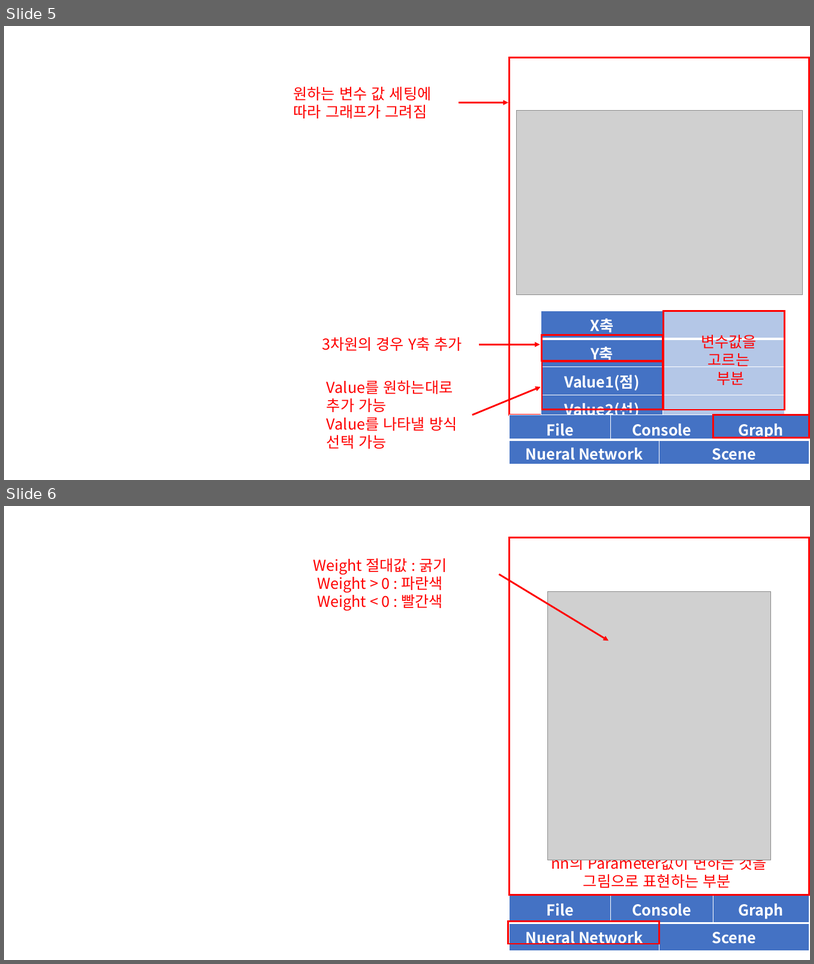
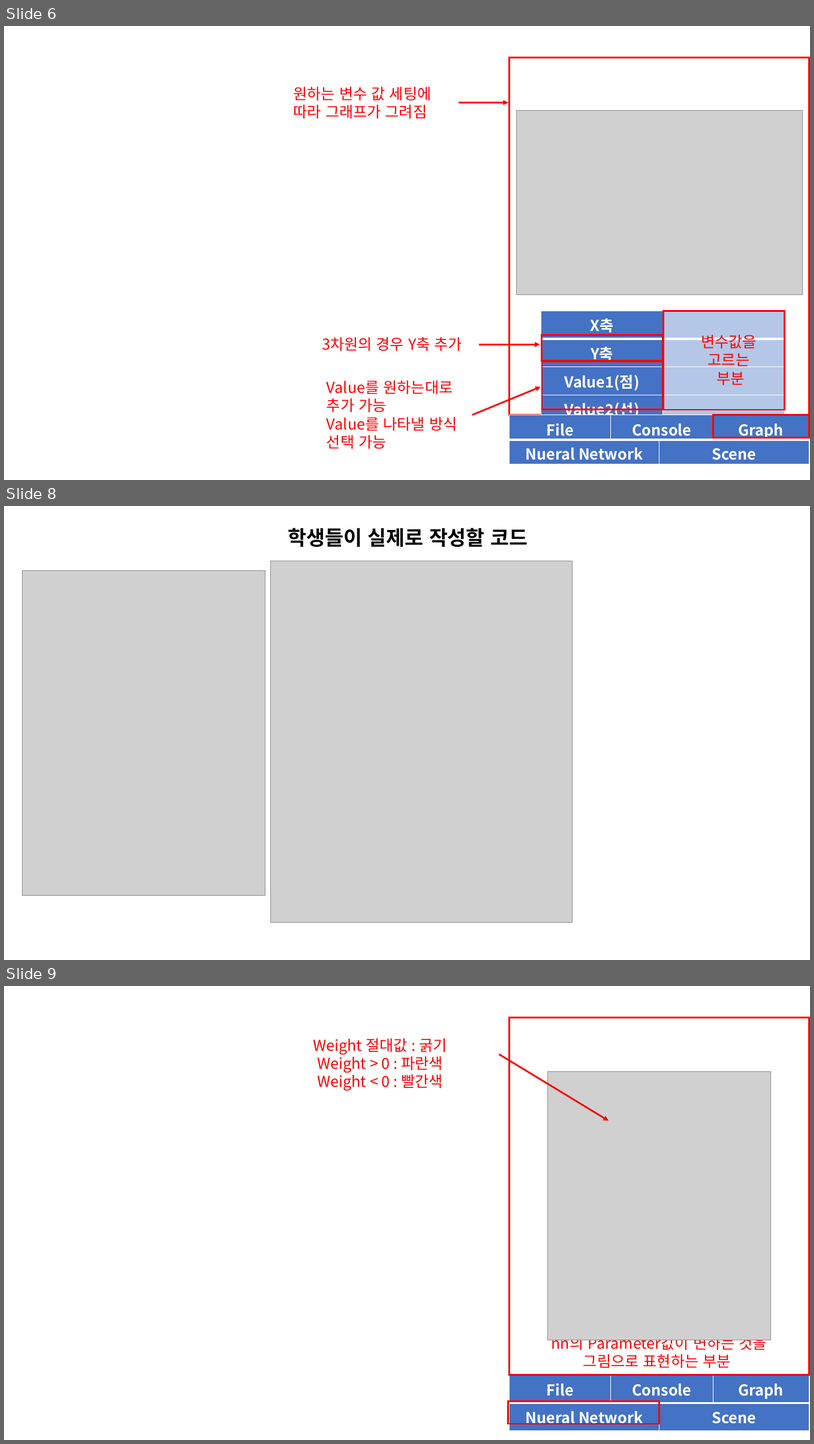
Before and after one commit to Linejin/ai_study, a slide deck: planning/codeAlive AI Practice UI.pptx. Shown one above the other, each under a label of ours: slides 5 and 6 before the commit, slides 6, 8 and 9 after it; the slides between them are not shown. The pictures are 814x964 and 814x1444 pixels, drawn with LibreOffice and Linux fonts; fonts in the diff are those of the drawing; grey boxes stand for pictures; background and template pictures are left out. Boxes give left, top, right and bottom in pixels: in the first picture for what was removed or moved away, otherwise in the second. Text is boxed around its words. In the diff, an @@ line names an element or a change of style, - is before the commit and + after.

```diff
--- a/planning/codeAlive AI Practice UI.pptx
+++ b/planning/codeAlive AI Practice UI.pptx
@@ slide 8 added at <box>4,506,810,960</box>, background #FFFFFF @@
@@ text added at <box>288,528,528,547</box>, 24 pt, text #000000, bold @@
+학생들이 실제로 작성할 코드
@@ picture added at <box>22,570,266,895</box> @@
@@ picture added at <box>271,561,573,922</box> @@
@@ what was slide 5 is now slide 6 @@
@@ what was slide 6 is now slide 9 @@
```
Also in this commit, not shown: 2 other slides added.
